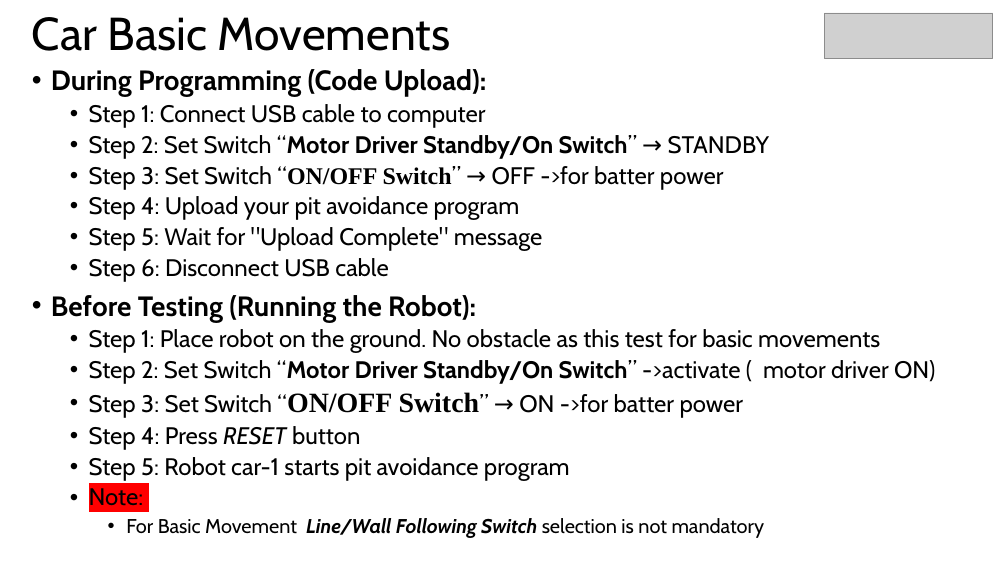
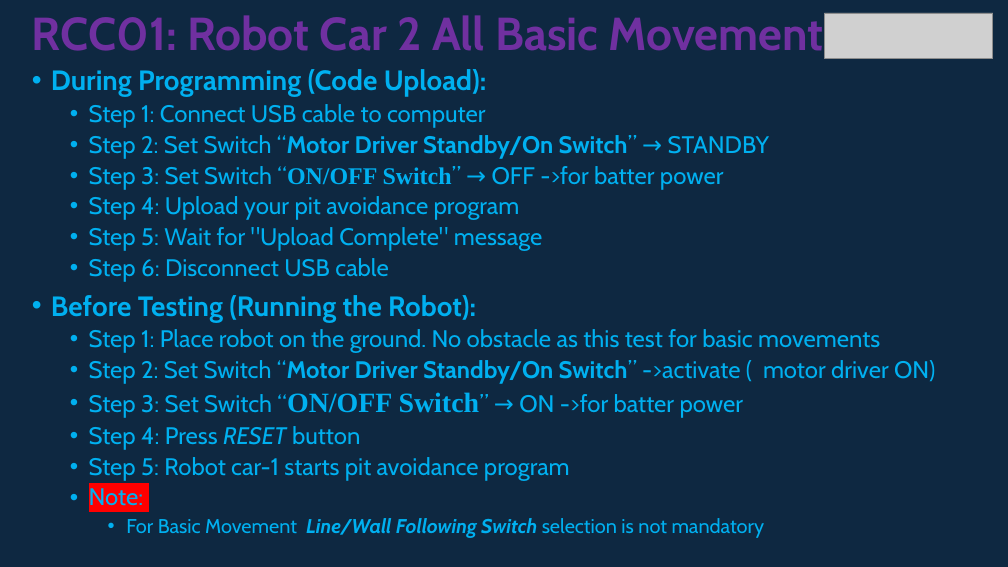
Before and after one commit to info-zas/zas-robotics-car-2-communications, a slide deck: slide 13 of 01_FoundationProjects/RCC01_Robot_Car_Basic_Movements/RCC01_Robot_Car_Basic_Movements.pptx (slide 12 before the commit). Drawn at 1008x567 pixels with LibreOffice and Linux fonts; fonts in the diff are those of the drawing; grey boxes stand for pictures. Boxes give left, top, right and bottom in pixels: in the first picture for what was removed or moved away, otherwise in the second. Text is boxed around its words. In the diff, an @@ line names an element or a change of style, - is before the commit and + after.

```diff
--- a/01_FoundationProjects/RCC01_Robot_Car_Basic_Movements/RCC01_Robot_Car_Basic_Movements.pptx
+++ b/01_FoundationProjects/RCC01_Robot_Car_Basic_Movements/RCC01_Robot_Car_Basic_Movements.pptx
@@ background #FFFFFF to #0E2841 @@
@@ title at [32, 13, 843, 59]: text changed; text colour #000000 to #7030A0; bold on @@
-Car Basic Movements
+RCC01: Robot Car 2 All Basic Movements
@@ text "During Programming (Code Upload):" at [51, 69, 935, 538]: text colour #000000 to #00B0F0 @@
```
Also in this commit, not shown: 3 other slides changed, 18 slides removed, 11 other files.
